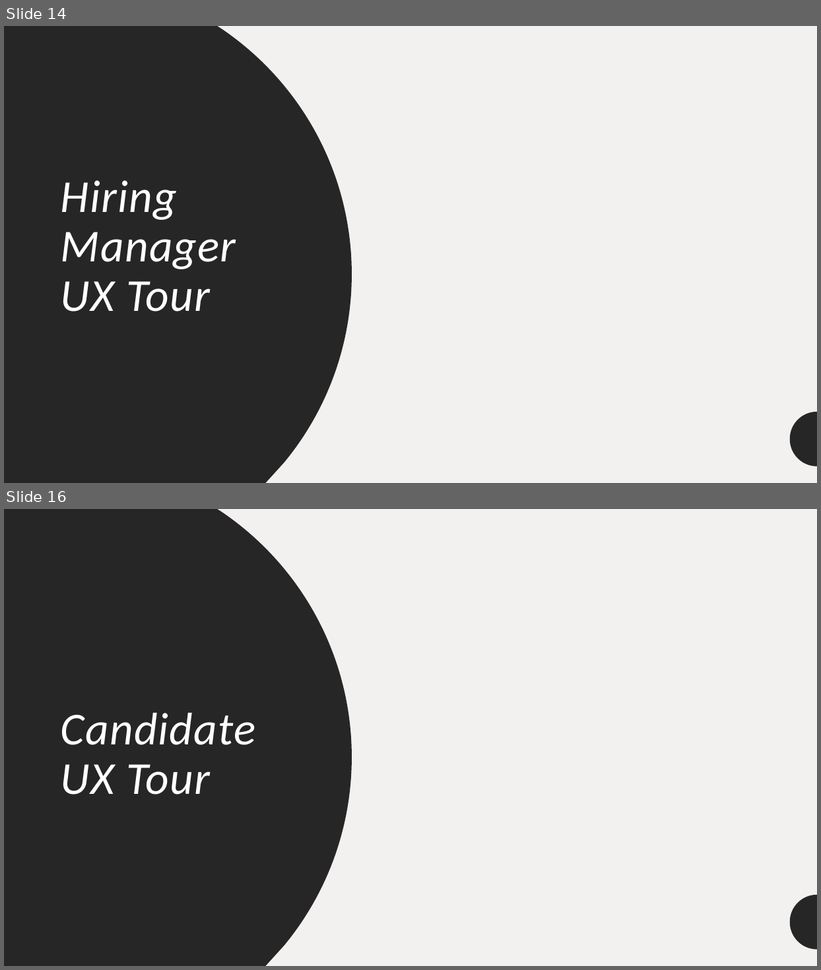
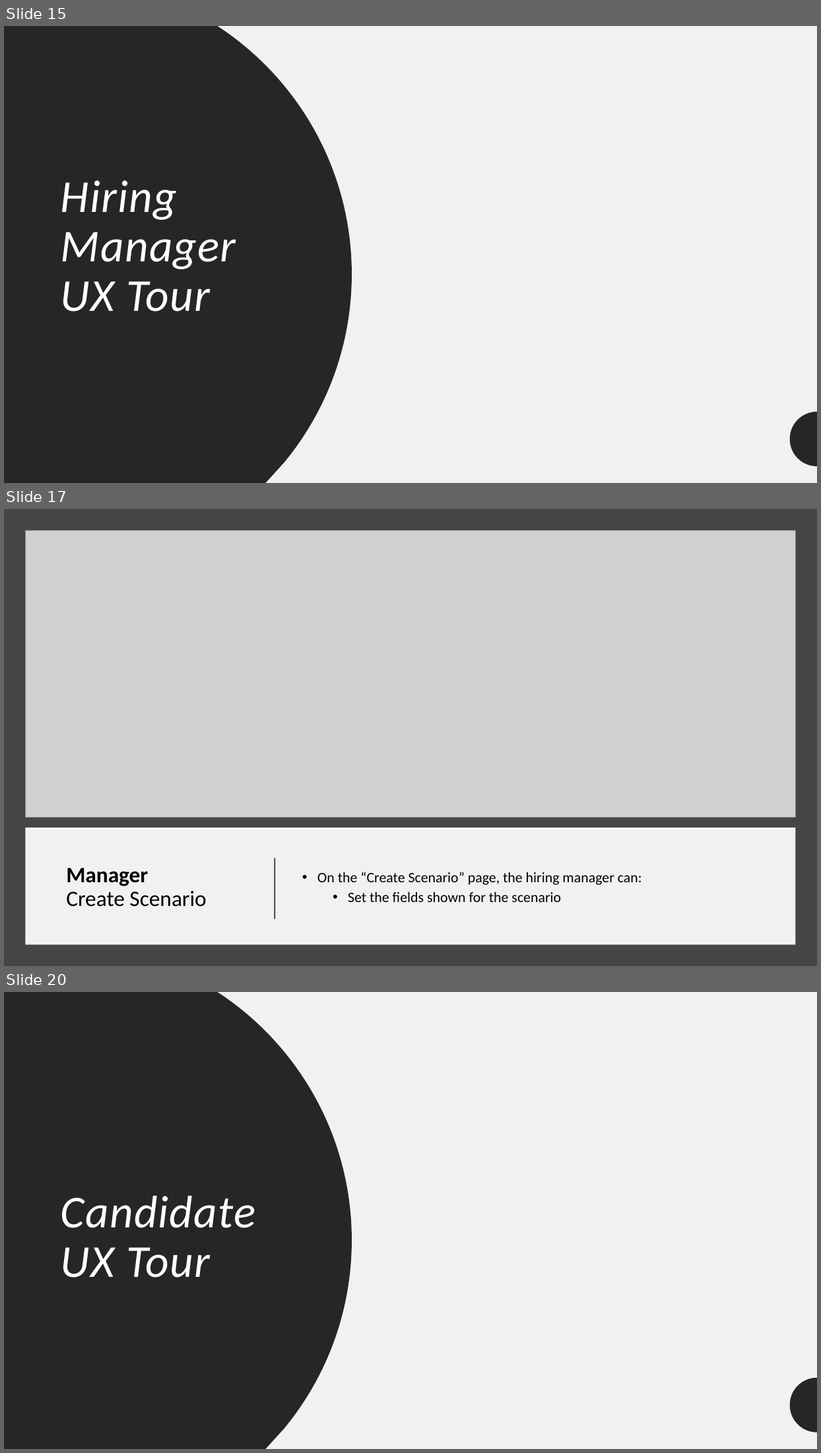
Before and after one commit to Moaaz-Mahmoud/Mini-Hiring-Platform, a slide deck: presentation/presentation.pptx. Shown one above the other, each under a label of ours: slides 14 and 16 before the commit, slides 15, 17 and 20 after it; the slides between them are not shown. The pictures are 821x970 and 821x1453 pixels, drawn with LibreOffice and Linux fonts; fonts in the diff are those of the drawing; grey boxes stand for pictures. Boxes give left, top, right and bottom in pixels: in the first picture for what was removed or moved away, otherwise in the second. Text is boxed around its words. In the diff, an @@ line names an element or a change of style, - is before the commit and + after.

```diff
--- a/presentation/presentation.pptx
+++ b/presentation/presentation.pptx
@@ slide 17 added at [4, 509, 817, 966], background #454545 @@
@@ picture added at [25, 530, 796, 818] @@
@@ rectangle added at [25, 828, 796, 945], fill #FFFFFF at 93% opacity @@
@@ line added from (275, 920) to (275, 859), #000000 1.5 pt @@
@@ title added at [66, 868, 206, 907], 26 pt, text #000000 @@
+Manager
+Create Scenario
@@ text added at [318, 872, 642, 902], 17 pt, text #000000 @@
+• On the “Create Scenario” page, the hiring manager can:
+  • Set the fields shown for the scenario
@@ what was slide 14 is now slide 15 @@
@@ what was slide 16 is now slide 20 @@
```
Also in this commit, not shown: 1 slide changed, 7 other slides added, 2 slides removed, 12 other files.
